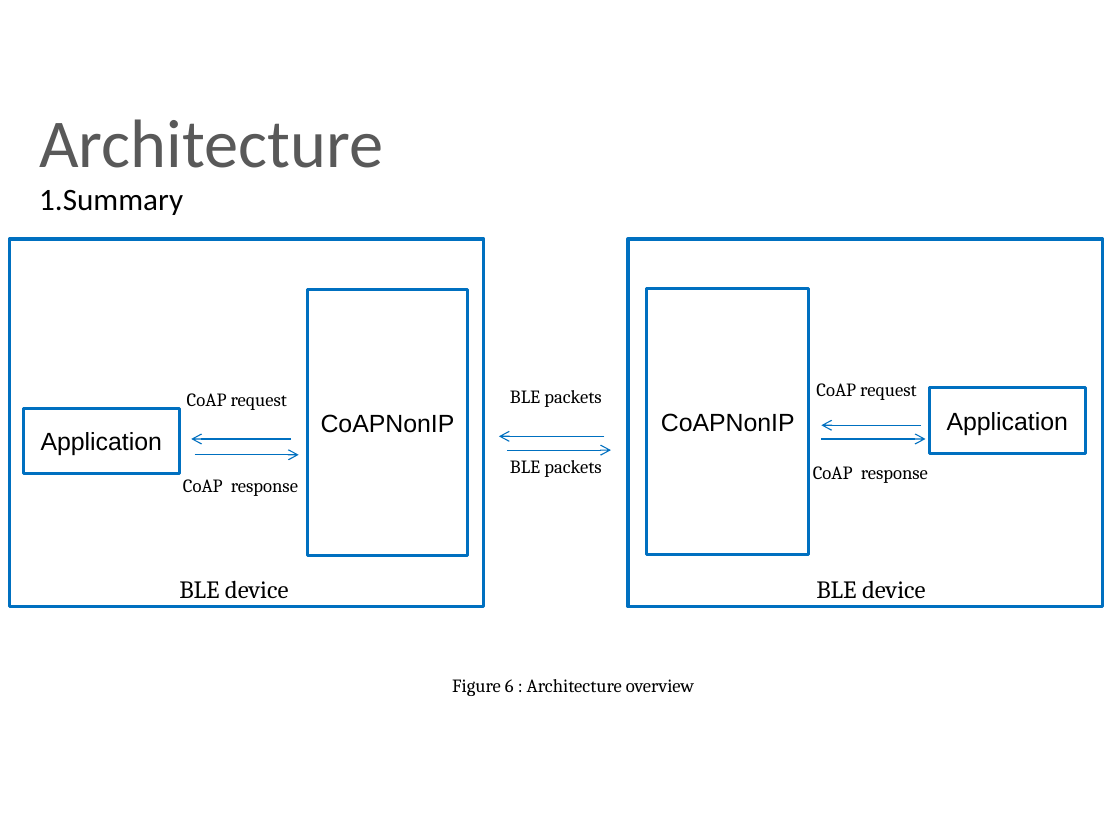
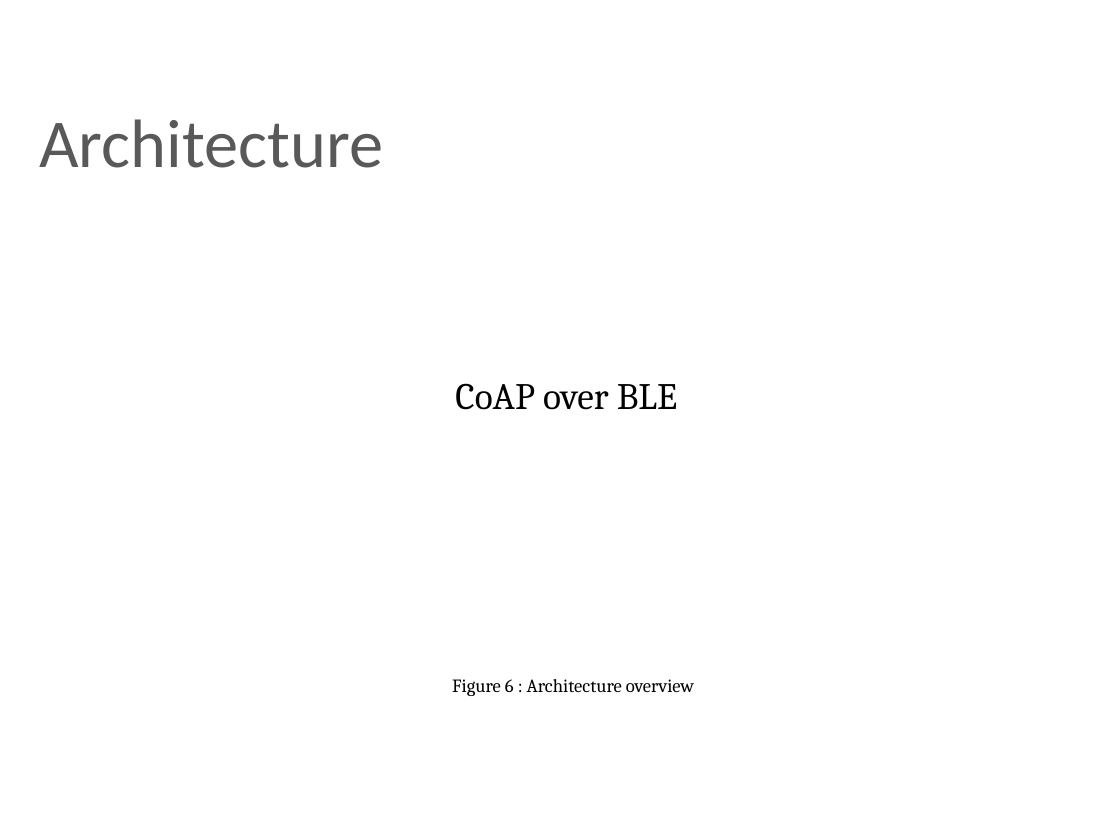
Before and after one commit to chennanoka/Thesis, a slide deck: slide 10 of ThesisPresentationV1.pptx (slide 11 before the commit). Drawn at 1120x840 pixels with LibreOffice and Linux fonts; fonts in the diff are those of the drawing; background and template pictures are left out. Boxes give left, top, right and bottom in pixels: in the first picture for what was removed or moved away, otherwise in the second. Text is boxed around its words. In the diff, an @@ line names an element or a change of style, - is before the commit and + after.

```diff
--- a/ThesisPresentationV1.pptx
+++ b/ThesisPresentationV1.pptx
@@ text removed at (39,189,183,215) @@
-1.Summary
@@ rectangle removed at (9,239,484,606) @@
@@ rectangle removed at (628,239,1103,606) @@
@@ rectangle removed at (308,289,468,556) @@
-CoAPNonIP
@@ rectangle removed at (646,289,809,556) @@
-CoAPNonIP
@@ text added at (455,383,678,410), 24 pt, text #000000 @@
+CoAP over BLE
@@ text removed at (816,383,916,400) @@
-CoAP request
@@ rectangle removed at (930,388,1086,452) @@
-Application
@@ rectangle removed at (24,409,180,474) @@
-Application
@@ text removed at (187,393,287,410) @@
-CoAP request
@@ text removed at (510,390,601,407) @@
-BLE packets
@@ arrow removed from (291, 439) to (192, 439) @@
@@ arrow removed from (605, 437) to (498, 437) @@
@@ arrow removed from (921, 426) to (821, 426) @@
@@ arrow removed from (821, 439) to (925, 439) @@
@@ text removed at (183,479,298,496) @@
-CoAP response
@@ arrow removed from (195, 455) to (299, 455) @@
@@ arrow removed from (506, 450) to (610, 450) @@
@@ text removed at (510,460,601,477) @@
-BLE packets
@@ text removed at (813,466,928,483) @@
-CoAP response
@@ text removed at (179,580,289,598) @@
-BLE device
@@ text removed at (816,580,926,598) @@
-BLE device
```
Also in this commit, not shown: 5 other slides changed, 2 slides removed, 20 other files.
